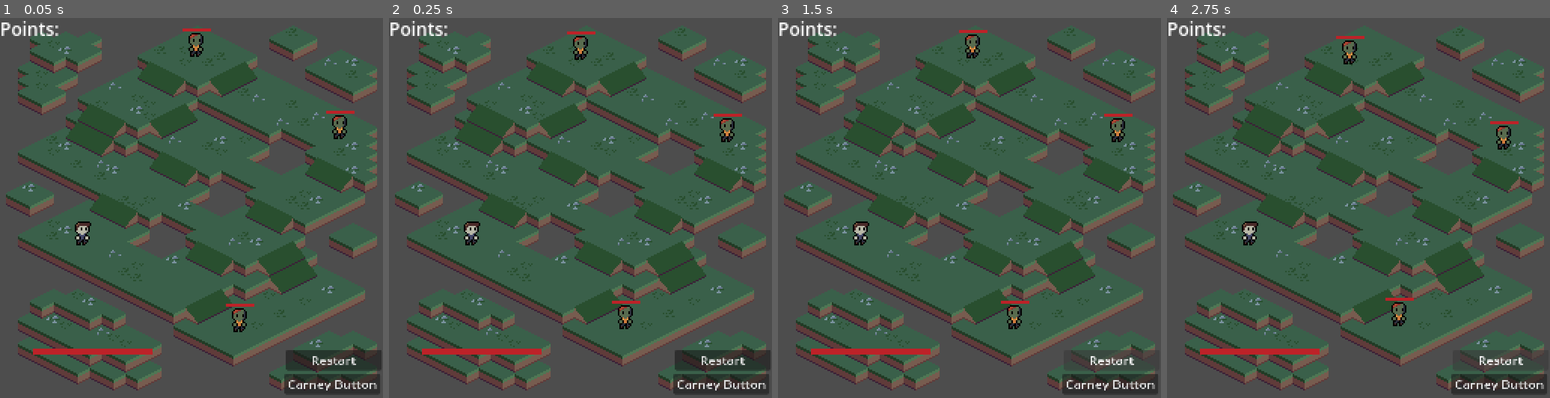
Above: before the commit, frames 1-4 (left to right).
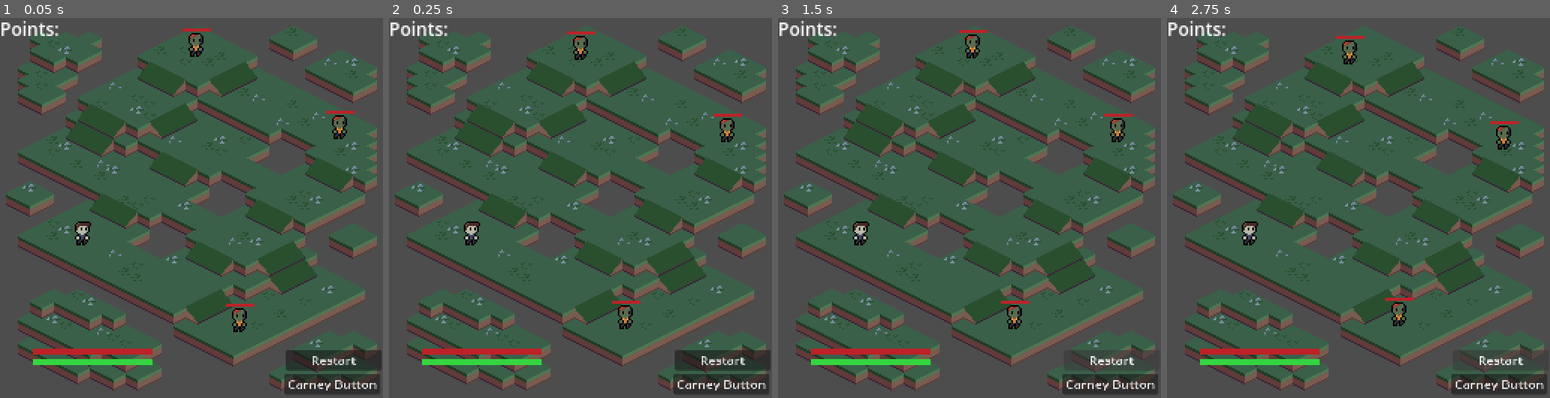
Above: after the commit, the same moments.

Repository: CARDinalCAWWW/Hunker-In-The-Bunker
Game: Godot game, scene res://PlayArea/play_area.tscn
Two runs of this game, one before a commit and one after it. Both use one fixed random seed, a clock stepped at 60 frames per second and the inputs below.
Inputs:
- Up to frame 1 (0.05 s): no input
- Up to frame 2 (0.25 s): no input
- Up to frame 3 (1.5 s): click "Restart" at 0.5 s; click "Restart" at 1.25 s
- Up to frame 4 (2.75 s): click "Restart" at 2 s

The runs differ from the first frame. In frame 1, 0.5% of the frame differs, in the area x 8-40%, y 89-92%; in frame 2, 0.5%; in frame 3, 0.5%; in frame 4, 0.5%.

Commit message:
Attack bar / attack tweaks
Added a attack bar to better show when you can attack as well as enlarged the attack area to increase hit detection

Diff:
--- /dev/null
+++ b/hunker-in-the-bunker-game/AttackBar/attack_bar.gd
@@ -0,0 +1,21 @@
+extends ProgressBar
+
+var parent
+var max_value_amount
+var min_value_amount
+
+func _ready():
+	parent = get_tree().get_first_node_in_group("player")
+	max_value_amount = parent.ATTACK_COOLDOWN
+	min_value_amount = 0  # dead, not starting health
+
+	self.max_value = max_value_amount
+	self.min_value = min_value_amount
+
+func _process(delta: float) -> void:
+	if not is_instance_valid(parent):
+		self.visible = false
+		return
+
+	self.value = parent.ATTACK_COOLDOWN - parent.attack_cooldown_timer
+	self.visible = true  # always show while player is alive
--- /dev/null
+++ b/hunker-in-the-bunker-game/AttackBar/attack_bar.tscn
@@ -0,0 +1,18 @@
+[gd_scene load_steps=4 format=3 uid="uid://vupv3bkynnvw"]
+
+[ext_resource type="Script" uid="uid://s686g32e8m1u" path="res://AttackBar/attack_bar.gd" id="1_pn1fk"]
+
+[sub_resource type="StyleBoxFlat" id="StyleBoxFlat_7igj3"]
+bg_color = Color(0.11160352, 0, 0.0027438619, 1)
+
+[sub_resource type="StyleBoxFlat" id="StyleBoxFlat_m7ell"]
+bg_color = Color(0.20392157, 0.8352941, 0.25490198, 1)
+
+[node name="AttackBar" type="ProgressBar"]
+offset_right = 92.0
+offset_bottom = 27.0
+theme_override_styles/background = SubResource("StyleBoxFlat_7igj3")
+theme_override_styles/fill = SubResource("StyleBoxFlat_m7ell")
+max_value = 5.0
+show_percentage = false
+script = ExtResource("1_pn1fk")
--- a/hunker-in-the-bunker-game/PlayArea/play_area.tscn
+++ b/hunker-in-the-bunker-game/PlayArea/play_area.tscn
@@ -6,6 +6,7 @@
 [ext_resource type="PackedScene" uid="uid://y77uhfy36syk" path="res://Enemy/enemy.tscn" id="4_bdbf3"]
 [ext_resource type="Texture2D" uid="uid://dsavntf8tqxpk" path="res://HealthBar/HB.png" id="5_1l75i"]
 [ext_resource type="PackedScene" uid="uid://cqb4f2e2ufj0i" path="res://HealthBar/health_bar.tscn" id="5_to4hi"]
+[ext_resource type="PackedScene" uid="uid://vupv3bkynnvw" path="res://AttackBar/attack_bar.tscn" id="7_jeldu"]
 [ext_resource type="Script" uid="uid://dcdqqtao45qbj" path="res://PlayArea/Quit.gd" id="7_mlsi0"]
 [ext_resource type="Script" uid="uid://b5gcep71buywk" path="res://PlayArea/restart.gd" id="7_sjdh0"]
 [ext_resource type="Script" uid="uid://csolmdfyspk3f" path="res://PlayArea/score.gd" id="8_pbx73"]
@@ -78,6 +79,8 @@
 [node name="Player" parent="." instance=ExtResource("2_88nlx")]
 z_index = 1
 position = Vector2(-73, 24)
+ATTACK_COOLDOWN = 1.7
+attack_distance = 15.0
 
 [node name="EnemyContainer" type="Node2D" parent="."]
 
@@ -117,6 +120,12 @@
 offset_bottom = -30.0
 grow_vertical = 0
 
+[node name="AttackBar" parent="HUD" instance=ExtResource("7_jeldu")]
+offset_left = 22.0
+offset_top = 229.0
+offset_right = 102.0
+offset_bottom = 233.0
+
 [node name="Restart" type="Button" parent="HUD"]
 texture_filter = 1
 offset_left = 190.99998
--- a/hunker-in-the-bunker-game/Player/player.gd
+++ b/hunker-in-the-bunker-game/Player/player.gd
@@ -16,11 +16,10 @@
 @export var player_health = 5
 @export var IFRAME_TIME = 4.0
 
-
-
 var can_attack := true
 var is_invincible := false
 var attack_area_origin := Vector2.ZERO
+var attack_cooldown_timer = 0.0
 
 func _ready():
 	attack_area.body_entered.connect(_on_attack_area_body_entered)
@@ -78,7 +77,12 @@
 	attack_sprite.visible = false
 	attack_area.position = attack_area_origin
 
-	await get_tree().create_timer(ATTACK_COOLDOWN).timeout
+	attack_cooldown_timer = ATTACK_COOLDOWN
+	while attack_cooldown_timer > 0.0:
+		await get_tree().process_frame
+		attack_cooldown_timer -= get_process_delta_time()
+	attack_cooldown_timer = 0.0
+
 	can_attack = true
 
 func blink():
--- a/hunker-in-the-bunker-game/Player/player.tscn
+++ b/hunker-in-the-bunker-game/Player/player.tscn
@@ -12,7 +12,7 @@
 height = 12.0
 
 [sub_resource type="CircleShape2D" id="CircleShape2D_4ntmi"]
-radius = 8.062258
+radius = 9.0
 
 [node name="Player" type="CharacterBody2D" groups=["player"]]
 collision_layer = 3
@@ -20,7 +20,6 @@
 motion_mode = 1
 script = ExtResource("1_4ntmi")
 move_speed = 50.0
-ATTACK_COOLDOWN = 1.7
 attack_distance = 13.0
 IFRAME_TIME = 2.0
 
Not shown, added: hunker-in-the-bunker-game/AttackBar/attack_bar.gd.uid
Not shown: 1 places in hunker-in-the-bunker-game/PlayArea/play_area.tscn that only renumber resources
